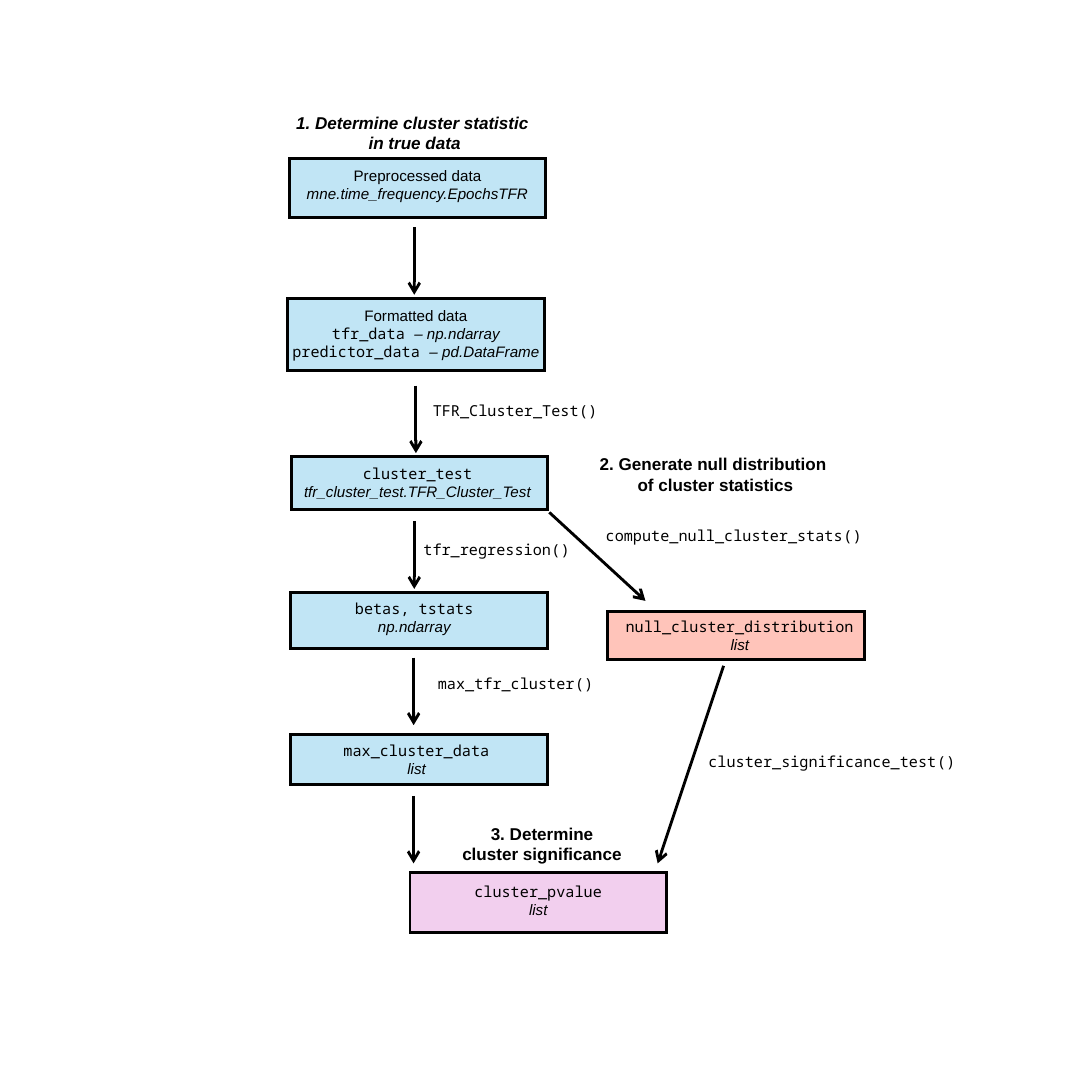
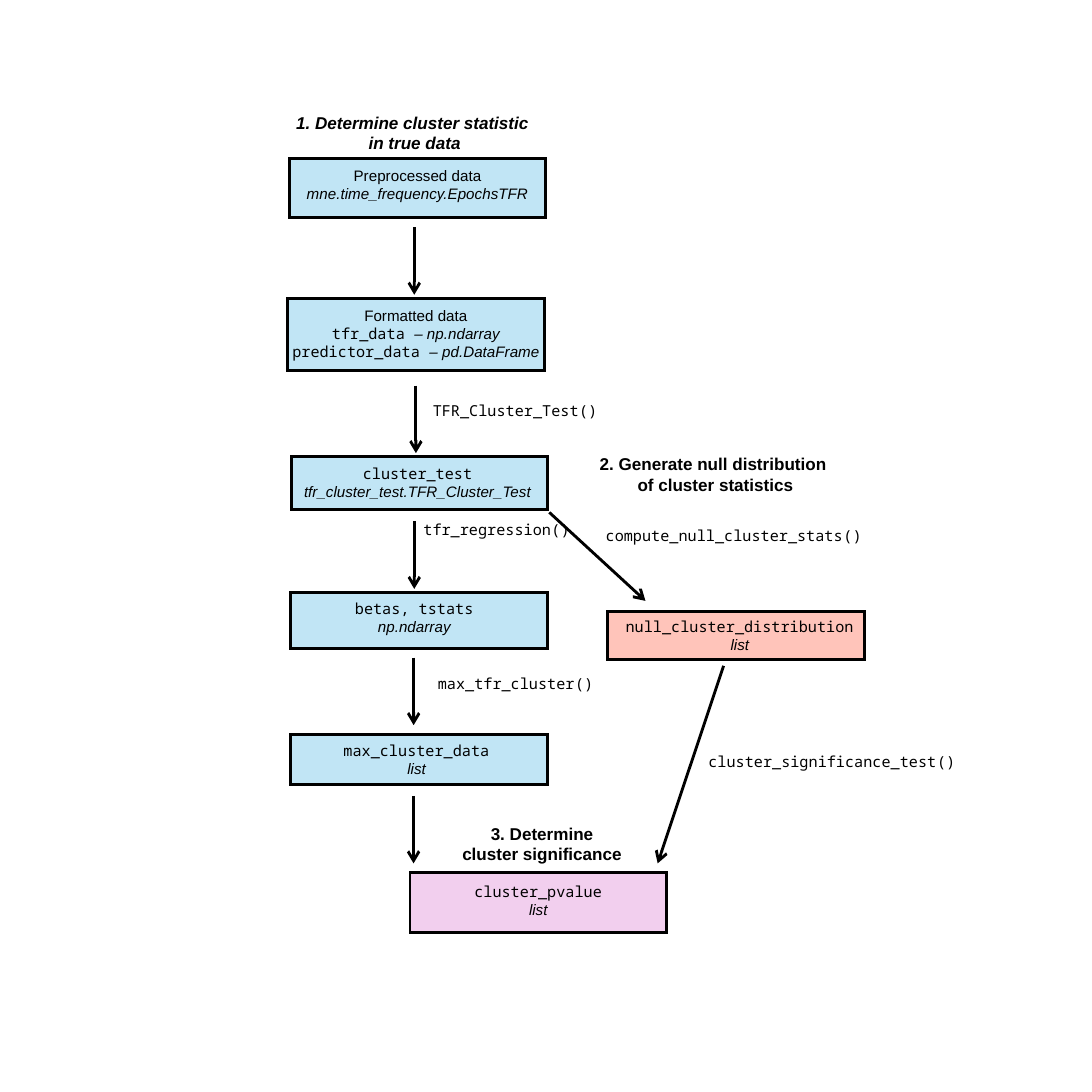
Before and after one commit to aliefink/NeuroCluster, a slide deck: slide 1 of workflow/workflow.pptx. Drawn at 1092x1092 pixels with LibreOffice and Linux fonts; fonts in the diff are those of the drawing. Boxes give left, top, right and bottom in pixels: in the first picture for what was removed or moved away, otherwise in the second. Text is boxed around its words. In the diff, an @@ line names an element or a change of style, - is before the commit and + after.

```diff
--- a/workflow/workflow.pptx
+++ b/workflow/workflow.pptx
@@ text "tfr_regression()": place and size @@
-text "tfr_regression()" at <box>423,543,569,559</box>
+text "tfr_regression()" at <box>423,521,569,539</box>
```
Also in this commit, not shown: 9 other files.
